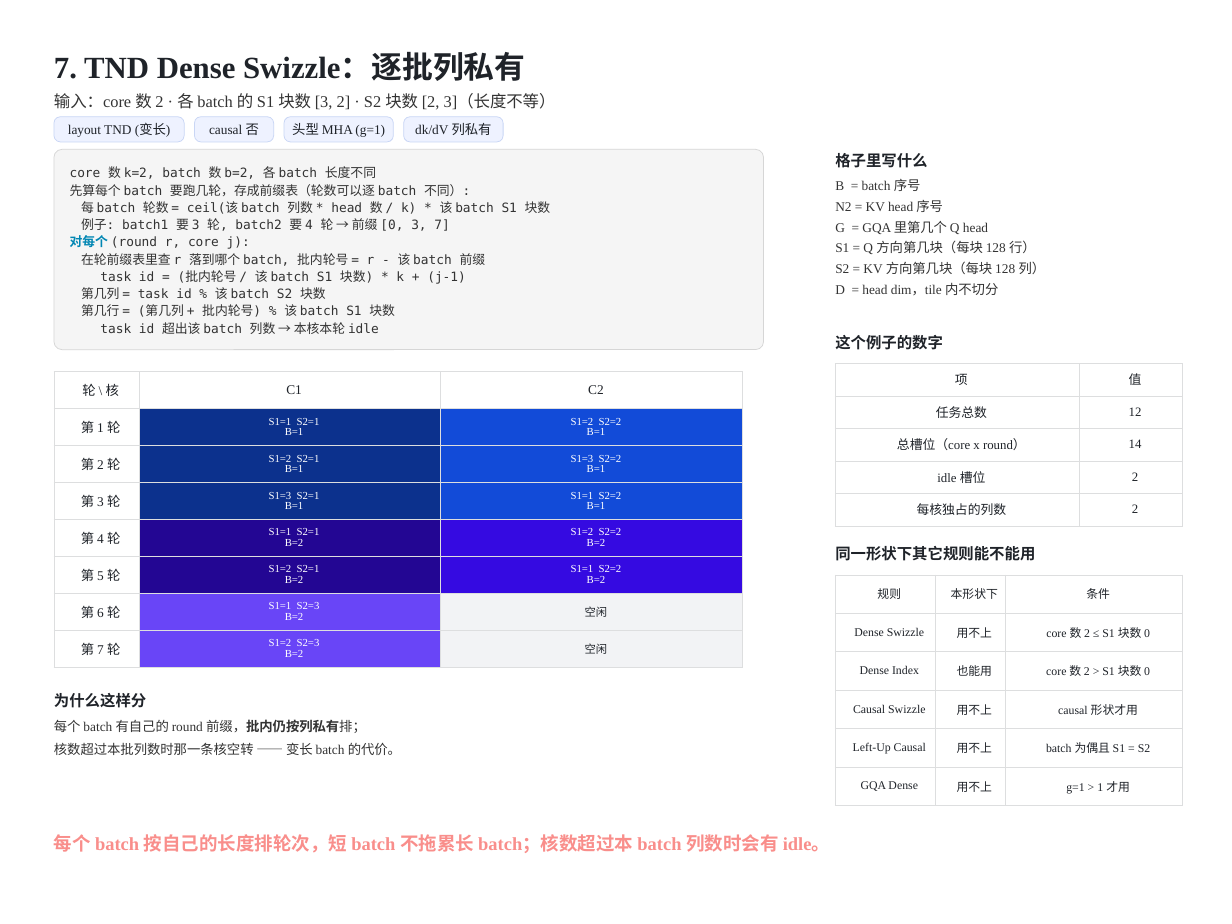
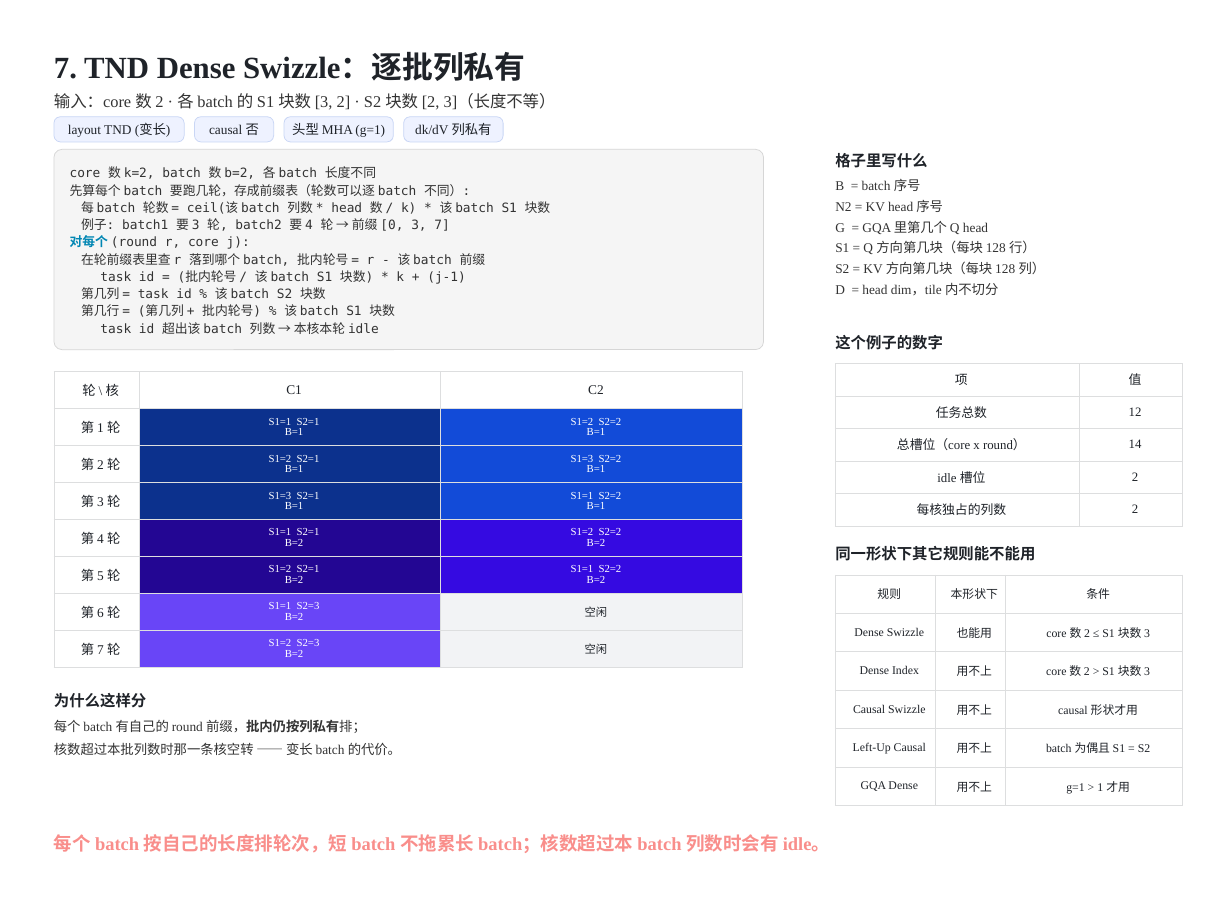
Before and after one commit to guomc9/SeeTen, a slide deck: slide 15 of cases/flash-attention-det-accum/out/v4-index-schedules.pptx. Drawn at 1232x924 pixels with LibreOffice and Linux fonts; fonts in the diff are those of the drawing. Boxes give left, top, right and bottom in pixels: in the first picture for what was removed or moved away, otherwise in the second. Text is boxed around its words. In the diff, an @@ line names an element or a change of style, - is before the commit and + after.

Commit message:
Read per-batch block counts in the applicability table for ragged shapes
The TND cases have no global qSeqLen, so shape.M() was 0 and the table
printed "core count 2 > S1 blocks 0". Use the largest per-batch block
count instead.

```diff
--- a/cases/flash-attention-det-accum/out/v4-index-schedules.pptx
+++ b/cases/flash-attention-det-accum/out/v4-index-schedules.pptx
@@ table at box(835, 575, 1182, 806) @@
-row 2, column 2: 用不上
+row 2, column 2: 也能用
-row 2, column 3: core 数 2 ≤ S1 块数 0
+row 2, column 3: core 数 2 ≤ S1 块数 3
-row 3, column 2: 也能用
+row 3, column 2: 用不上
-row 3, column 3: core 数 2 > S1 块数 0
+row 3, column 3: core 数 2 > S1 块数 3
```
Also in this commit, not shown: 2 other files.
